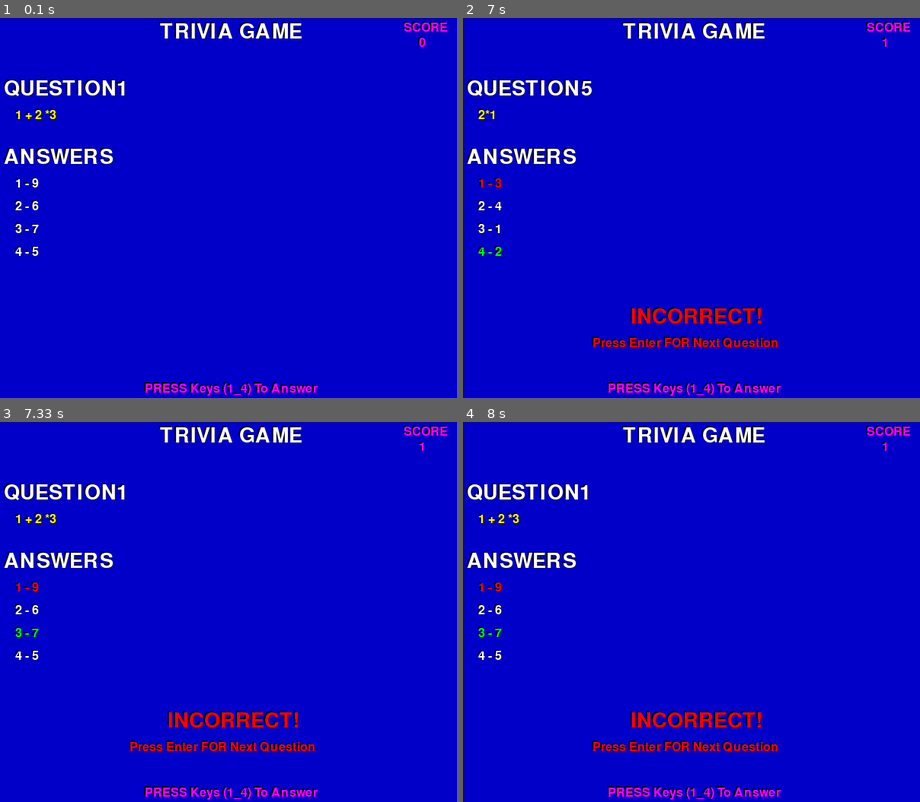
Above: before the commit, frames 1-4 (two rows, left to right).
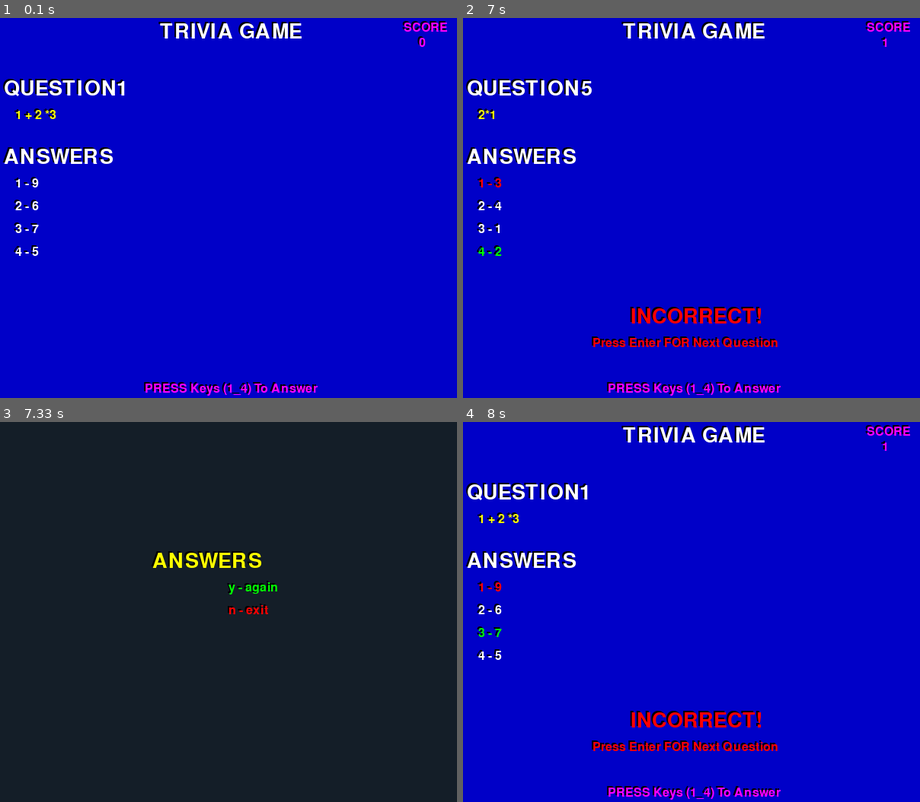
Above: after the commit, the same moments.

Repository: sun1218/Pygames
Game: pygame game, started from game/trivia/Trivia.py
The game is run twice, just before and just after one commit, with the same random seed, the same clock (stepped at 60 frames per second) and the same inputs.
Inputs:
- Up to frame 1 (0.1 s): no input
- Up to frame 2 (7 s): tap 4 at 0.33 s; tap Enter at 0.67, 2.33, 4.07, 4.37, 5.8, 6.1 s; tap 1 at 1, 6.57, 6.97 s; tap 2 at 3.67 s; tap 3 at 5.4 s
- Up to frame 3 (7.33 s): tap Enter at 7.05 s; tap 1 at 7.27 s
- Up to frame 4 (8 s): tap Y at 7.57 s; tap 1 at 7.97 s

Frames 1-2 are identical in both runs. In frame 3, 100% of the frame differs, in the area x 0-100%, y 0-100%; in frame 4, nothing differs.

Commit message:
跟心走

Diff:
--- a/game/trivia/Trivia.py
+++ b/game/trivia/Trivia.py
@@ -80,6 +80,25 @@
         print_text(font2, 20, 270, '3 - '+self.data[self.current+3], self.colors[2])
         print_text(font2, 20, 300, '4 - '+self.data[self.current+4], self.colors[3])
 
+    def get_again(self):
+        while True:
+            for event in pygame.event.get():
+                if event.type == QUIT:
+                    sys.exit()
+                elif event.type == KEYDOWN:
+                    if event.key == K_y:
+                        self.current = 0
+                        return
+                    elif event.key == K_n:
+                        sys.exit()
+            screen.fill((20,30,40))
+
+            print_text(font1, 200, 170, 'ANSWERS',yellow)
+            print_text(font2, 300, 210, 'y - again', green)
+            print_text(font2, 300, 240, 'n - exit', red)
+            pygame.display.update()
+
+
     def handle_input(self, number):
         if not self.scored and not self.failed:
             if number == self.correct:
@@ -97,7 +116,11 @@
             self.colors = [white, white, white, white]
             self.current += 6
             if self.current >= self.total:
-                self.current = 0
+                self.get_again()
+
+
+
+
 
 # load the Trivia data file
 trivia = Trivia('Topic.txt')
Not shown, changed: .gitignore
Not shown, changed: Pygames.wpr
